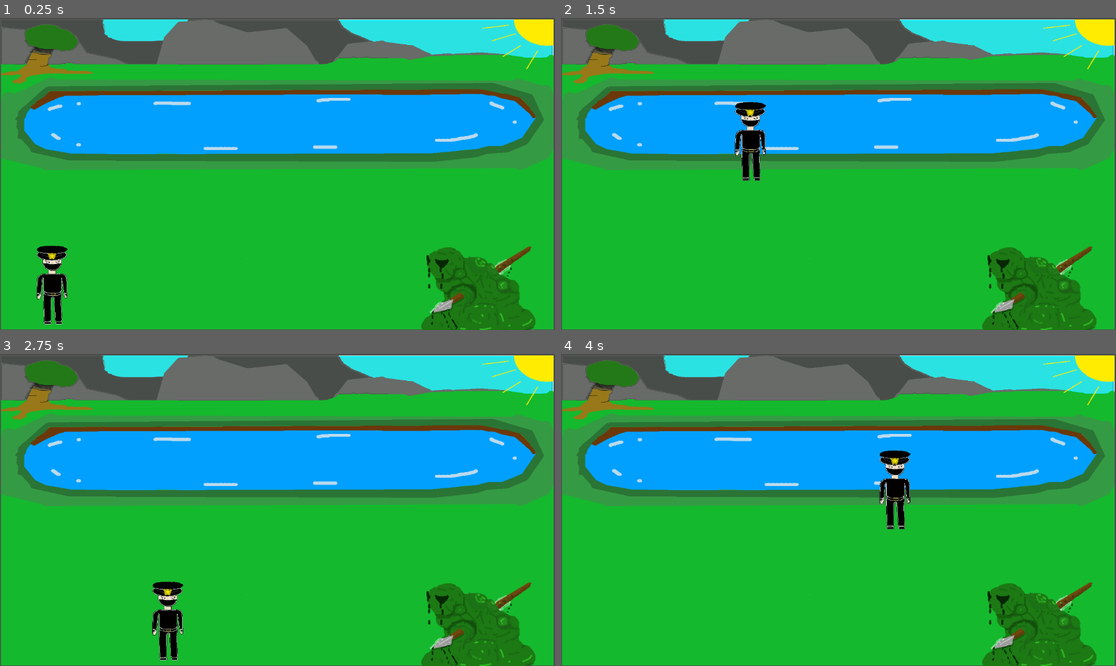
Above: before the commit, frames 1-4 (two rows, left to right).
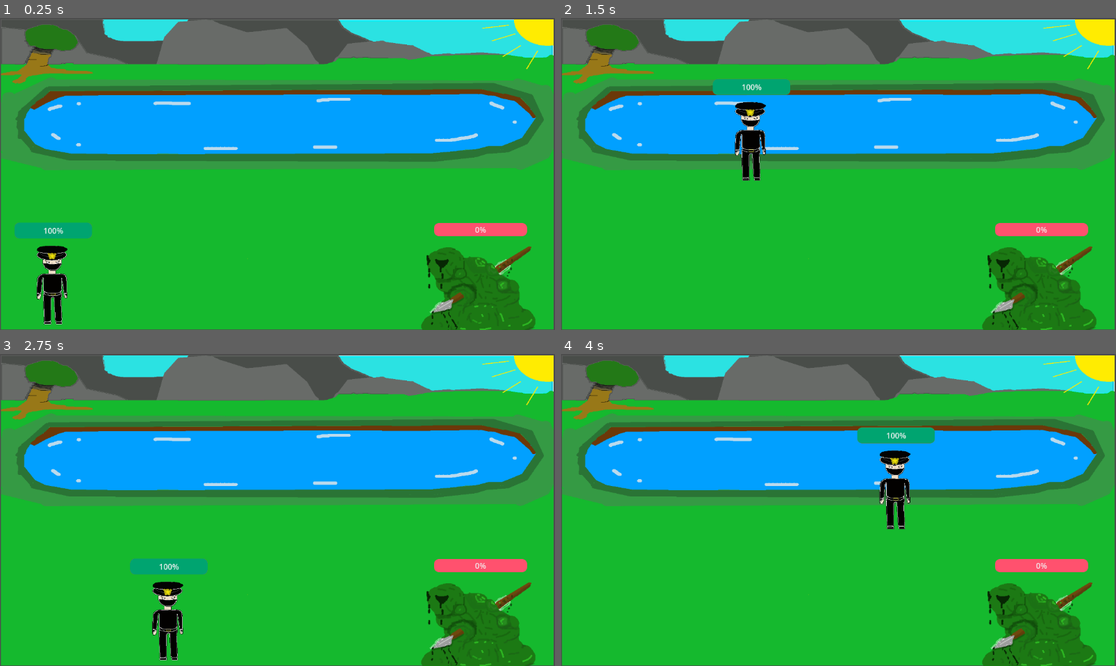
Above: after the commit, the same moments.

Repository: jwang5-dot/12-DT-Project
Game: Godot game, scene res://scene/Level_1_scene.tscn
Two runs of this game, one before a commit and one after it. Both use one fixed random seed, a clock stepped at 60 frames per second and the inputs below. The project has no main scene, so this scene is started directly.
Inputs:
- Up to frame 1 (0.25 s): no input
- Up to frame 2 (1.5 s): tap Enter (ui_accept) at 0.5, 0.77 s; hold Right (ui_right) from 0.53 s (still down)
- Up to frame 3 (2.75 s): tap Enter (ui_accept) at 1.52 s; release Right (ui_right) at 2.03 s; hold Left (ui_left) from 2.03 s (still down)
- Up to frame 4 (4 s): release Left (ui_left) at 2.78 s; hold Right (ui_right) from 2.78 s (still down); tap Enter (ui_accept) at 3.02, 3.77 s

The runs differ from the first frame. In frame 1, 1.4% of the frame differs, in the area x 2-95%, y 65-71%; in frame 2, 1.4%; in frame 3, 1.4%; in frame 4, 1.4%, in the area x 53-95%, y 23-70%.

Commit message:
health_continue

Diff:
--- a/assessment-game/scene/Player_2.tscn
+++ b/assessment-game/scene/Player_2.tscn
@@ -2,10 +2,6 @@
 
 [ext_resource type="Script" uid="uid://c8e00r45lc8wo" path="res://script/player_2.gd" id="1_03o14"]
 [ext_resource type="Texture2D" uid="uid://crfkjt70py4pv" path="res://images/Player_2_basic_design.png" id="2_mepv0"]
-
-[sub_resource type="CapsuleShape2D" id="CapsuleShape2D_bv3h5"]
-radius = 40.0
-height = 182.0
 
 [sub_resource type="StyleBoxFlat" id="StyleBoxFlat_03o14"]
 bg_color = Color(0.99999994, 0.35267124, 0.072142385, 1)
@@ -15,10 +11,27 @@
 corner_radius_bottom_left = 10
 
 [sub_resource type="StyleBoxFlat" id="StyleBoxFlat_mepv0"]
-bg_color = Color(0, 0.71826625, 0.36439627, 1)
+bg_color = Color(4.813075e-07, 0.64129114, 0.43978617, 1)
+corner_radius_top_left = 10
+corner_radius_top_right = 10
+corner_radius_bottom_right = 10
+corner_radius_bottom_left = 10
 
-[node name="CharacterBody2D" type="CharacterBody2D" unique_id=658715563 groups=["player"]]
+[sub_resource type="CapsuleShape2D" id="CapsuleShape2D_bv3h5"]
+radius = 40.0
+height = 182.0
+
+[node name="CharacterBody2D" type="CharacterBody2D" unique_id=658715563 node_paths=PackedStringArray("health_ui") groups=["player"]]
 script = ExtResource("1_03o14")
+health_ui = NodePath("ProgressBar")
+
+[node name="ProgressBar" type="ProgressBar" parent="." unique_id=1355321709]
+offset_left = -78.0
+offset_top = -127.0
+offset_right = 83.0
+offset_bottom = -94.0
+theme_override_styles/background = SubResource("StyleBoxFlat_03o14")
+theme_override_styles/fill = SubResource("StyleBoxFlat_mepv0")
 
 [node name="CollisionShape2D" type="CollisionShape2D" parent="." unique_id=1368636899]
 shape = SubResource("CapsuleShape2D_bv3h5")
@@ -28,13 +41,3 @@
 position = Vector2(2, -4.9999995)
 scale = Vector2(0.5833333, 0.60333335)
 texture = ExtResource("2_mepv0")
-
-[node name="CanvasLayer" type="CanvasLayer" parent="." unique_id=1368539308]
-
-[node name="ProgressBar" type="ProgressBar" parent="CanvasLayer" unique_id=1355321709]
-offset_left = -78.0
-offset_top = -127.0
-offset_right = 83.0
-offset_bottom = -94.0
-theme_override_styles/background = SubResource("StyleBoxFlat_03o14")
-theme_override_styles/fill = SubResource("StyleBoxFlat_mepv0")
--- a/assessment-game/scene/melee_enemy.tscn
+++ b/assessment-game/scene/melee_enemy.tscn
@@ -2,10 +2,6 @@
 
 [ext_resource type="Script" uid="uid://bhkny1rx35i4k" path="res://script/Melee_Enemy.gd" id="1_eph0u"]
 [ext_resource type="Texture2D" uid="uid://cwpe6ynu2xdei" path="res://images/ME.png" id="2_584gp"]
-
-[sub_resource type="CapsuleShape2D" id="CapsuleShape2D_qoxbp"]
-radius = 113.0
-height = 226.0
 
 [sub_resource type="StyleBoxFlat" id="StyleBoxFlat_eph0u"]
 bg_color = Color(1, 0.31867278, 0.43288794, 1)
@@ -17,8 +13,25 @@
 [sub_resource type="StyleBoxFlat" id="StyleBoxFlat_584gp"]
 bg_color = Color(5.7275593e-06, 0.716855, 0.38713267, 1)
 
-[node name="CharacterBody2D" type="CharacterBody2D" unique_id=967582635]
+[sub_resource type="CapsuleShape2D" id="CapsuleShape2D_qoxbp"]
+radius = 113.0
+height = 226.0
+
+[sub_resource type="CapsuleShape2D" id="CapsuleShape2D_eph0u"]
+radius = 113.0
+height = 228.0
+
+[node name="CharacterBody2D" type="CharacterBody2D" unique_id=967582635 node_paths=PackedStringArray("health_bar")]
 script = ExtResource("1_eph0u")
+health_bar = NodePath("ProgressBar")
+
+[node name="ProgressBar" type="ProgressBar" parent="." unique_id=1290858401]
+offset_left = -87.0
+offset_top = -127.0
+offset_right = 106.0
+offset_bottom = -100.0
+theme_override_styles/background = SubResource("StyleBoxFlat_eph0u")
+theme_override_styles/fill = SubResource("StyleBoxFlat_584gp")
 
 [node name="CollisionShape2D" type="CollisionShape2D" parent="." unique_id=970804352]
 shape = SubResource("CapsuleShape2D_qoxbp")
@@ -28,12 +41,9 @@
 scale = Vector2(0.84, 0.8233333)
 texture = ExtResource("2_584gp")
 
-[node name="CanvasLayer" type="CanvasLayer" parent="." unique_id=1970685880]
+[node name="Area2D" type="Area2D" parent="." unique_id=510127655]
 
-[node name="ProgressBar" type="ProgressBar" parent="CanvasLayer" unique_id=1290858401]
-offset_left = -87.0
-offset_top = -127.0
-offset_right = 106.0
-offset_bottom = -100.0
-theme_override_styles/background = SubResource("StyleBoxFlat_eph0u")
-theme_override_styles/fill = SubResource("StyleBoxFlat_584gp")
+[node name="CollisionShape2D" type="CollisionShape2D" parent="Area2D" unique_id=118082940]
+shape = SubResource("CapsuleShape2D_eph0u")
+
+[connection signal="body_entered" from="Area2D" to="." method="_take_damage"]
--- a/assessment-game/script/melee_enemy.gd
+++ b/assessment-game/script/melee_enemy.gd
@@ -3,9 +3,21 @@
 const SPEED = 200.0
 
 @export var sprite: Sprite2D
+@export var health_bar: ProgressBar
 
+var health: int = 100
+var player: CharacterBody2D
 
+func _ready() -> void:
+	for node in get_tree().get_nodes_in_group("Player_2"):
+		player = node
 
+func take_damage() -> void:
+	if health > 1:
+		health -= 1
+	else:
+		queue_free()
 
 func _take_damage(body: Node2D) -> void:
-	pass # Replace with function body.
+	if body == player:
+		player.take_damage(10)
--- a/assessment-game/script/player_2.gd
+++ b/assessment-game/script/player_2.gd
@@ -4,12 +4,22 @@
 const JUMP_VELOCITY = -650.0
 const GRAVITY = 1200.0  # Define your own gravity
 
+var health: int = 100
+var double_jump = true  # Track double jump
+
 @export var sprite: Sprite2D
 @export var health_ui: ProgressBar
 
-var health: int = 100
+func _ready() -> void:
+	health_ui.max_value = health
+	health_ui.value = health
 
-var double_jump = true  # Track double jump
+func take_damage() -> void:
+	if health > 1:
+		health -= 1
+		health_ui.value = health
+	else:
+		get_tree().call_deferred("reload_current_scene")
 
 func _physics_process(delta: float) -> void:
 # Apply gravity
